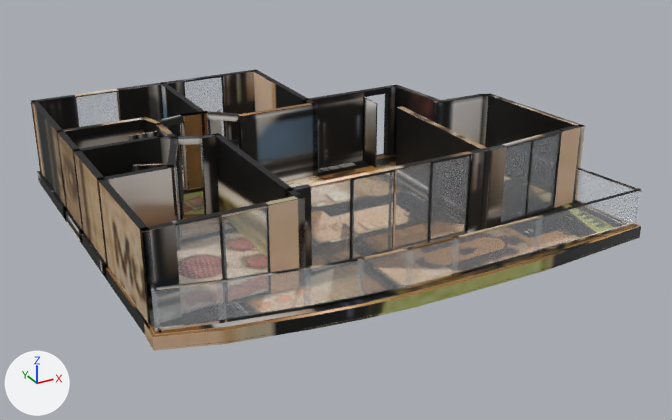
One commit to the glTF model akasya-3d/gol-10/model.glb: the scene before it, then after it.
Both versions are drawn from a 50 mm lens placed at (-11.57, -22.02, 10.48), pointed at (0.15, -0.73, -0.16). The lights are fixed; the arrows at lower left show +X, +Y and +Z. The first picture is the older version. Where no turn or scale is listed for an object, it has been applied to the vertices. Vertices at exactly the same position are counted once.
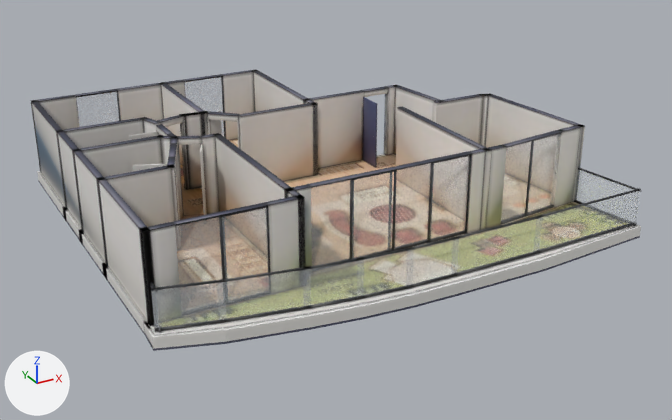
Boxes (x1, y1, x2, y2) around the edits, measured in the pictures (672 x 420 px; the box of a moved part takes in the faces that stretch with it):
'Mesh_0', surface changed, reshaped (lighter): (31, 69, 641, 351) in both
part 1 of me_mesh_0, moved or reshaped: before (179, 145, 184, 210); after (200, 144, 207, 215)
part 2 of me_mesh_0, surface changed (lighter): (31, 69, 641, 349) in both

The change, as a diff of the scene's bpy script:
```diff
--- a/akasya-3d/gol-10/model.glb.py
+++ b/akasya-3d/gol-10/model.glb.py
@@ mat_baked @@
 n3 = _N.new('ShaderNodeMapping'); n3.name = 'Mapping'
-n3.inputs[1].default_value = (0.00138, -14.92, 0.0)  # 'Location'
+n3.inputs[1].default_value = (0.00139, -14.92, 0.0)  # 'Location'
 n3.inputs[3].default_value = (15.96, 15.91, 1.0)  # 'Scale'
@@ me_mesh_0 @@
 me_mesh_0.from_pydata(...)  # 2622 vertices, 4584 faces; spans x 0.0..13.41, y -12.29..0.0, z 0.0..2.62
 # used by ob_mesh_0; location = (-6.72, 6.06, -0.36)
+# me_mesh_0 part 1: the loose piece of 56 vertices spanning x 2.78..3.08, y -5.36..-4.75, z 0.37..2.44 is turned 180 degrees about the z axis through its middle, then moved by (0.34, -0.87, 0.0)
+# me_mesh_0 part 2: 2533 kept faces spanning x 0.0..13.41, y -12.29..0.0, z 0.0..2.62 get new texture (UV) coordinates
 me_mesh_0.materials.append(mat_baked)
```
